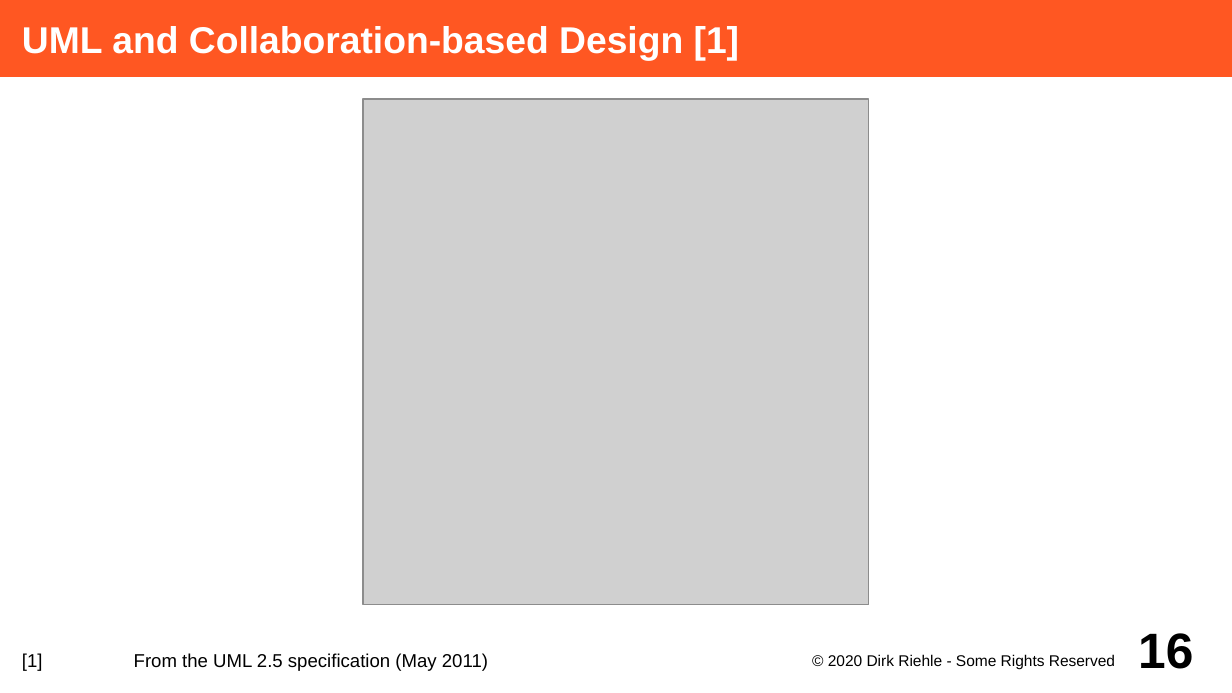
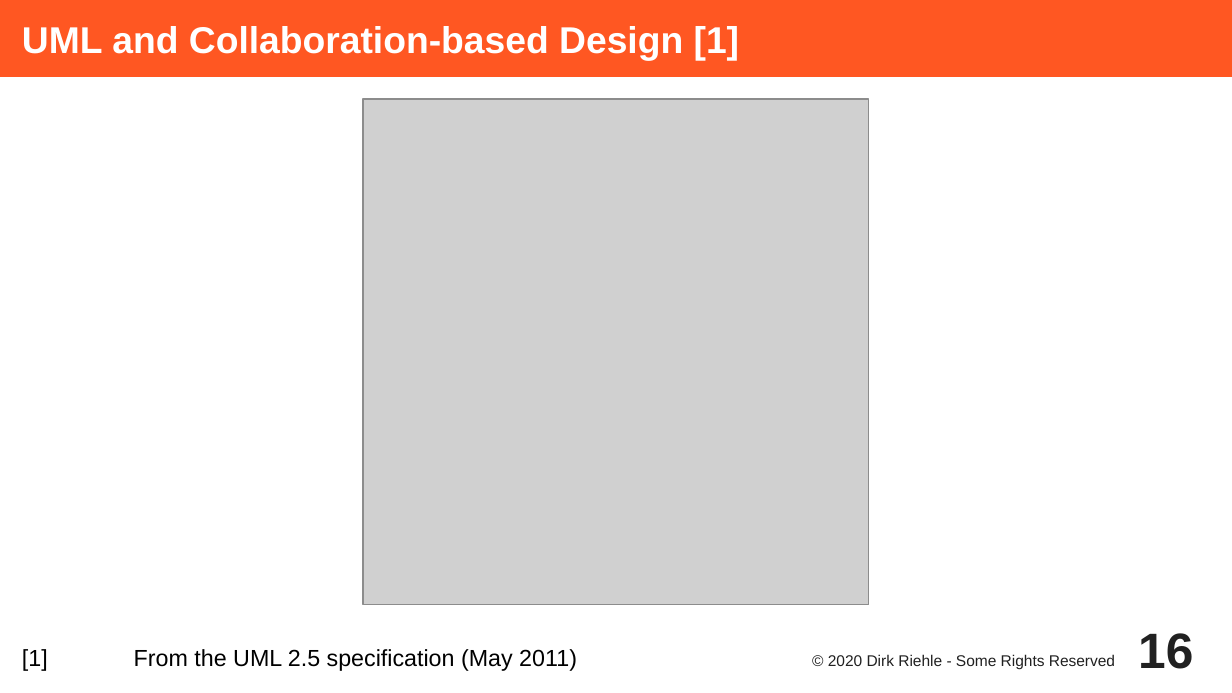
Before and after one commit to dirkriehle/adap-course, a slide deck: slide 16 of Lecture Slides/ADAP C11 - Collaboration-Based Design.odp. Drawn at 1232x693 pixels with LibreOffice and Linux fonts; fonts in the diff are those of the drawing; grey boxes stand for pictures. Boxes give left, top, right and bottom in pixels: in the first picture for what was removed or moved away, otherwise in the second. Text is boxed around its words. In the diff, an @@ line names an element or a change of style, - is before the commit and + after.

```diff
--- a/Lecture Slides/ADAP C11 - Collaboration-Based Design.odp
+++ b/Lecture Slides/ADAP C11 - Collaboration-Based Design.odp
@@ text "[1] From the UML 2.5 ..." at (22, 649, 577, 671): size 12 to 15 pt @@
@@ page number at (1138, 633, 1193, 669): text colour #000000 to #212121 @@
@@ text "© 2020 Dirk Riehle - ..." at (828, 654, 1115, 670): text colour #000000 to #212121 @@
```
Also in this commit, not shown: 29 other slides changed, 1 other file.
